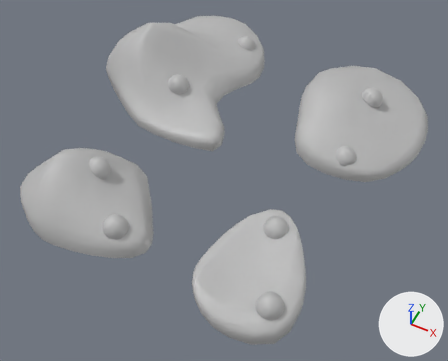
Renders of the FBX model Assets/05_GYMs/GYM_Eli/Assets/meshe/petit tas de poussiere.fbx from each side of a commit.
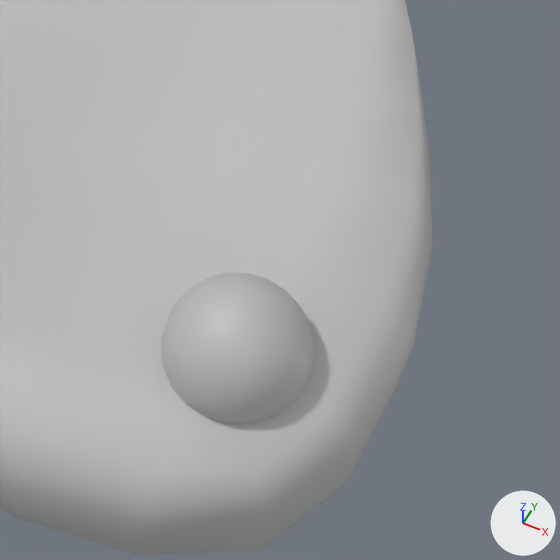
The first picture shows the older version from a camera (50 mm lens) standing at (5.28, -4.23, 2.39) and looking at (4.31, -2.29, -0.04). The close-ups show the older and then the newer version on the part from 50% to 74% of the width and 67% to 96% of the height of that picture. Only the edits that show in the close-ups are written down. Lighting does not change. The marker at lower right points along +X, +Y and +Z. Where no turn or scale is listed for an object, it has been applied to the vertices.

The first close-up shows 'pSphere15', 'petit_tas_de_poussiere'.
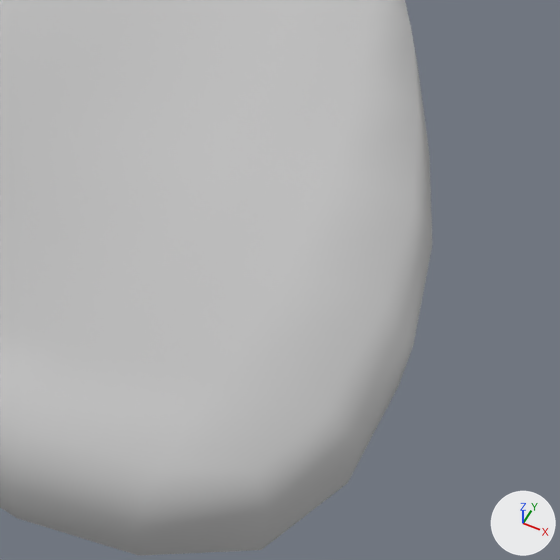
Patch to the scene script:
```diff
--- a/Assets/05_GYMs/GYM_Eli/Assets/meshe/petit tas de poussiere.fbx.py
+++ b/Assets/05_GYMs/GYM_Eli/Assets/meshe/petit tas de poussiere.fbx.py
@@ ob_psphere15 @@
-ob_psphere15 = bpy.data.objects.new('pSphere15', me_mesh_007)
-ob_psphere15.location = (4.845, -2.915, 0.053)
```

Where the change shows, as pixel boxes [x1, y1, x2, y2] in the close-ups (560 x 560 px):
'pSphere15', deleted
    before: [161, 273, 314, 424]
